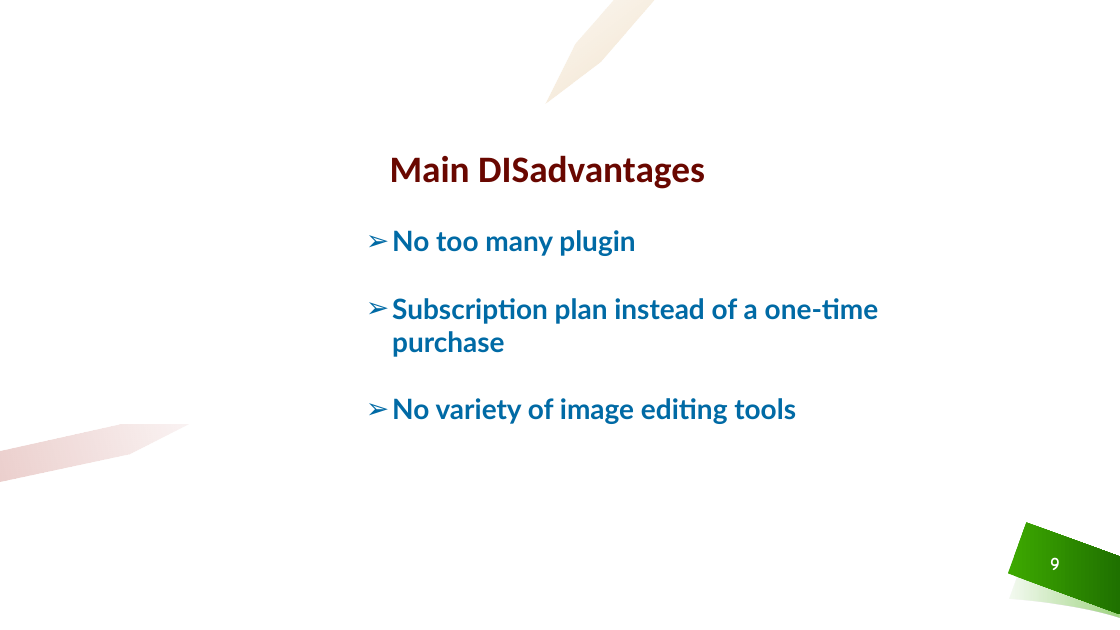
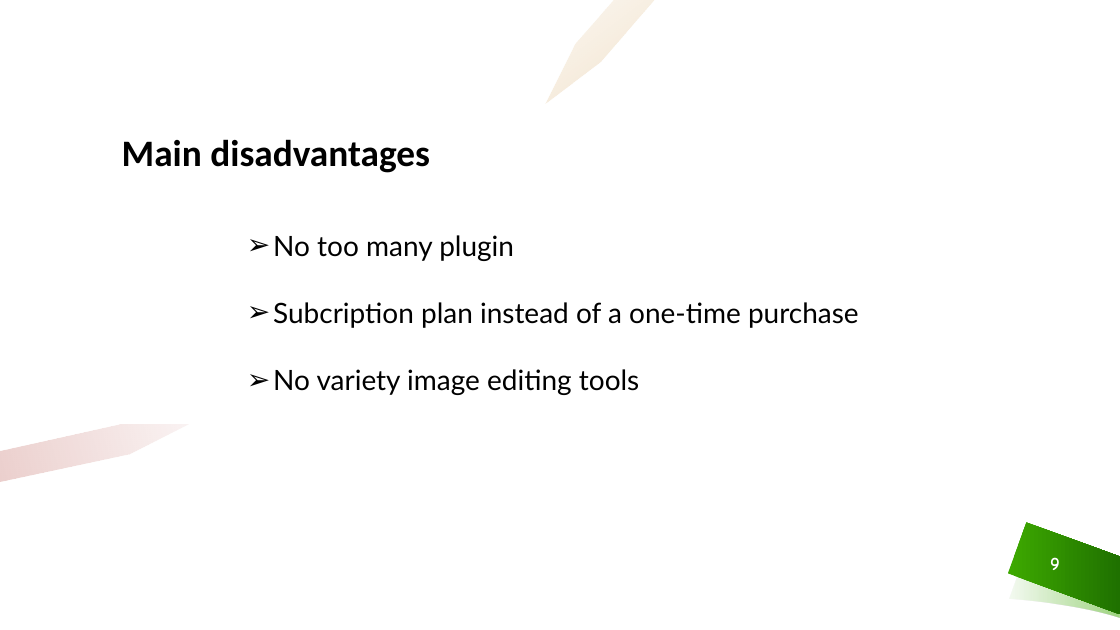
Before and after one commit to nghipq/Group5, a slide deck: slide 9 of HCI/Assignement1/Vocabulary.pptx. Drawn at 1120x630 pixels with LibreOffice and Linux fonts; fonts in the diff are those of the drawing; background and template pictures are left out. Boxes give left, top, right and bottom in pixels: in the first picture for what was removed or moved away, otherwise in the second. Text is boxed around its words. In the diff, an @@ line names an element or a change of style, - is before the commit and + after.

```diff
--- a/HCI/Assignement1/Vocabulary.pptx
+++ b/HCI/Assignement1/Vocabulary.pptx
@@ text at [122,139,430,173]: text changed; text colour #6A0800 to #000000 @@
-Main DISadvantages
+Main disadvantages
@@ text "No too many plugin": place and size @@
-text "No too many plugin" at [392,230,879,424]
+text "No too many plugin" at [273,235,859,395]
@@ text at [273,235,514,261]: text colour #006AA5 to #000000, bold off in "No too many plugin" @@
@@ text at [273,302,859,395]: text changed; text colour #006AA5 to #000000; bold off @@
-➢ Subscription plan instead of a one-time purchase
-➢ No variety of image editing tools
+➢ Subcription plan instead of a one-time purchase
+➢ No variety image editing tools
```
Also in this commit, not shown: 5 other slides changed, 1 slide added, 1 slide removed, 1 other file.
